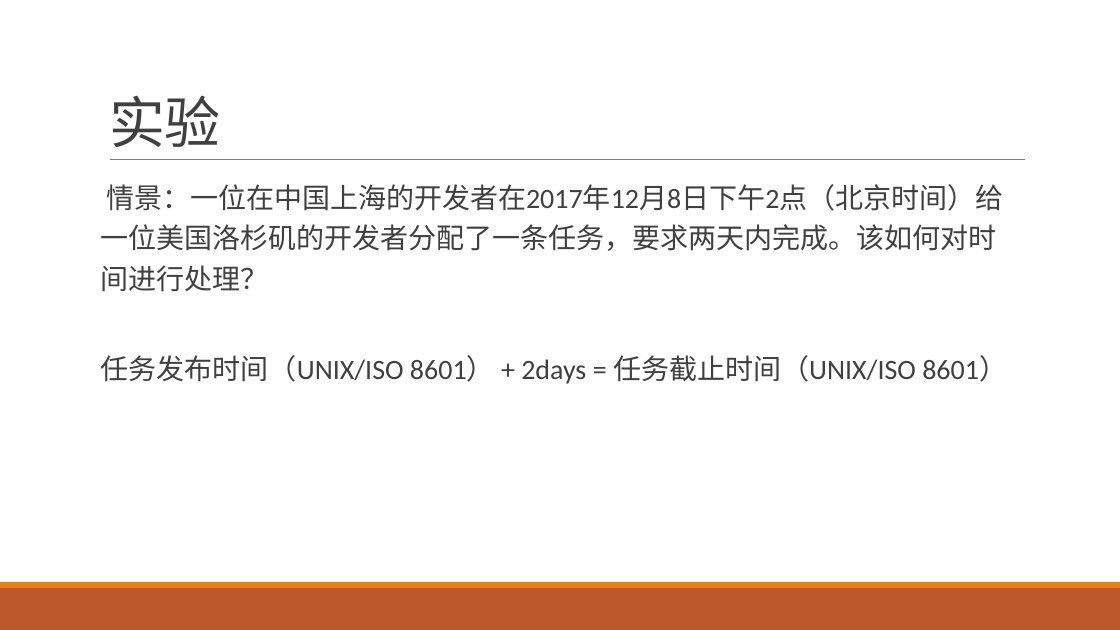
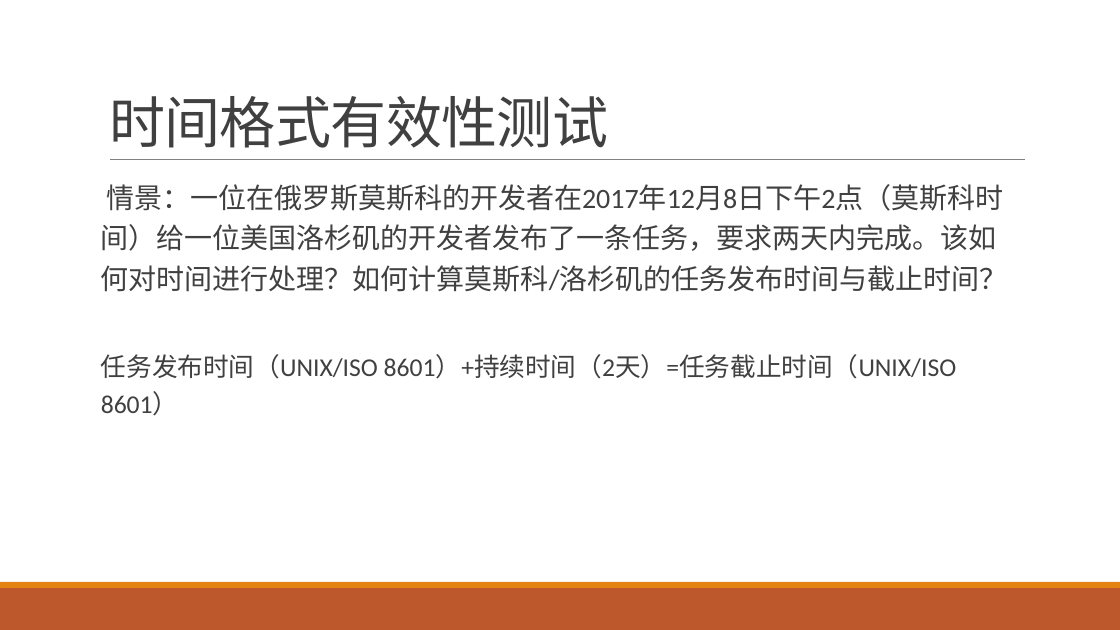
Before and after one commit to qidaneix/moment-research, a slide deck: slide 9 of 跨时区.pptx (slide 10 before the commit). Drawn at 1120x630 pixels with LibreOffice and Linux fonts; fonts in the diff are those of the drawing. Boxes give left, top, right and bottom in pixels: in the first picture for what was removed or moved away, otherwise in the second. Text is boxed around its words. In the diff, an @@ line names an element or a change of style, - is before the commit and + after.

```diff
--- a/跨时区.pptx
+++ b/跨时区.pptx
@@ title at <box>109,96,608,148</box>: text changed @@
-实验
+时间格式有效性测试
@@ text at <box>101,184,1008,416</box>: text changed @@
-情景：一位在中国上海的开发者在2017年12月8日下午2点（北京时间）给一位美国洛杉矶的开发者分配了一条任务，要求两天内完成。该如何对时间进行处理？
-任务发布时间（UNIX/ISO 8601） + 2days = 任务截止时间（UNIX/ISO 8601）
+情景：一位在俄罗斯莫斯科的开发者在2017年12月8日下午2点（莫斯科时间）给一位美国洛杉矶的开发者发布了一条任务，要求两天内完成。该如何对时间进行处理？如何计算莫斯科/洛杉矶的任务发布时间与截止时间？
+任务发布时间（UNIX/ISO 8601）+持续时间（2天）=任务截止时间（UNIX/ISO 8601）
```
Also in this commit, not shown: 6 slides added, 1 slide removed, 2 other files.
